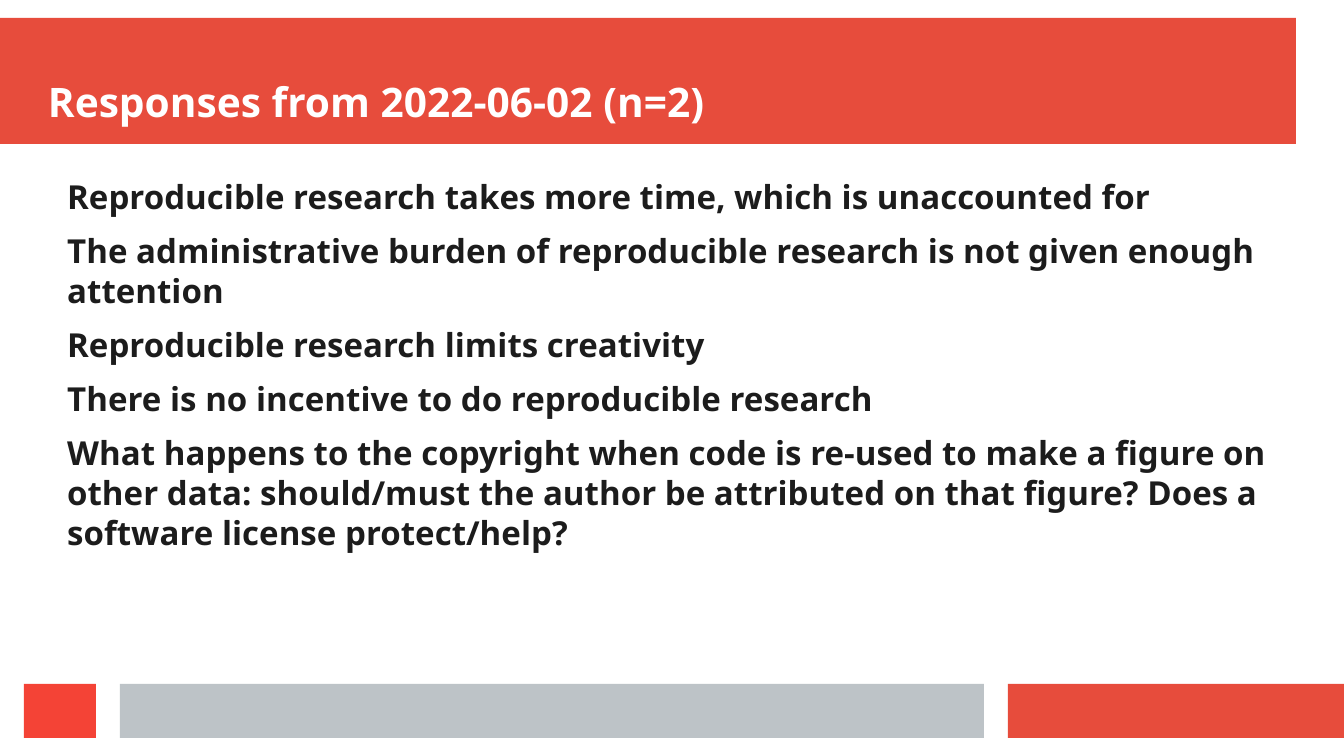
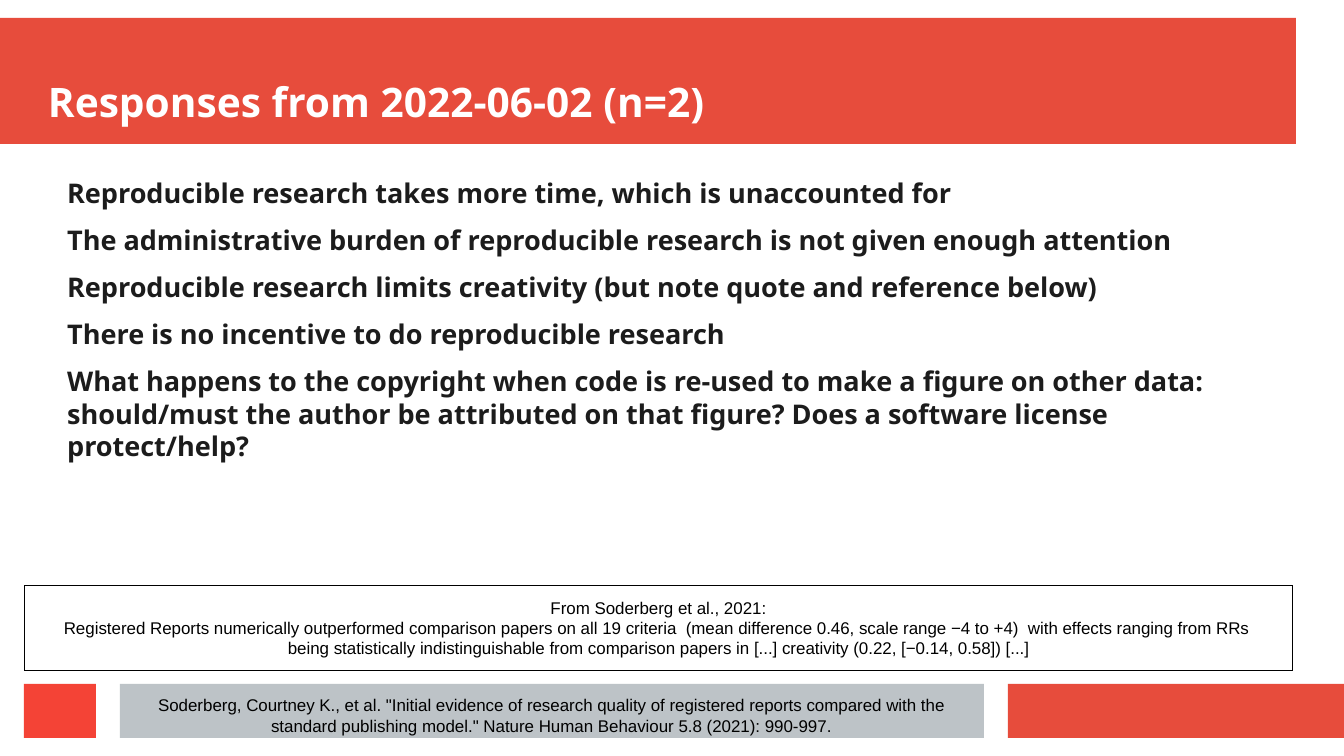
Before and after one commit to richelbilderbeek/journal_club_20220602, a slide deck: slide 23 of journal_club_20220602.odp. Drawn at 1344x756 pixels with LibreOffice and Linux fonts; fonts in the diff are those of the drawing. Boxes give left, top, right and bottom in pixels: in the first picture for what was removed or moved away, otherwise in the second. Text is boxed around its words. In the diff, an @@ line names an element or a change of style, - is before the commit and + after.

Commit message:
Added responses

```diff
--- a/journal_club_20220602.odp
+++ b/journal_club_20220602.odp
@@ text at (67,182,1203,463): size 19.5 to 16 pt in "Reproducible research takes more time, which is ...", "The administrative burden of reproducible research is ...", "There is no incentive to do reproducible ...", "What happens to the copyright when code ..." @@
@@ text at (67,276,1097,304): text changed; size 19.5 to 16 pt @@
-Reproducible research limits creativity
+Reproducible research limits creativity (but note quote and reference below)
@@ rectangle added at (24,585,1293,671), fill #FFFFFF, outline #000000 0 pt, 10 pt, text #000000 @@
+From Soderberg et al., 2021:
+Registered Reports numerically outperformed comparison papers on all 19 criteria (mean difference 0.46, scale range −4 to +4) with effects ranging from RRs
+being statistically indistinguishable from comparison papers in [...] creativity (0.22, [−0.14, 0.58]) [...]
@@ text added at (158,698,944,736), 10 pt, text #000000 @@
+Soderberg, Courtney K., et al. "Initial evidence of research quality of registered reports compared with the standard publishing model." Nature Human Behaviour 5.8 (2021): 990-997.
```
Also in this commit, not shown: 1 other file.
